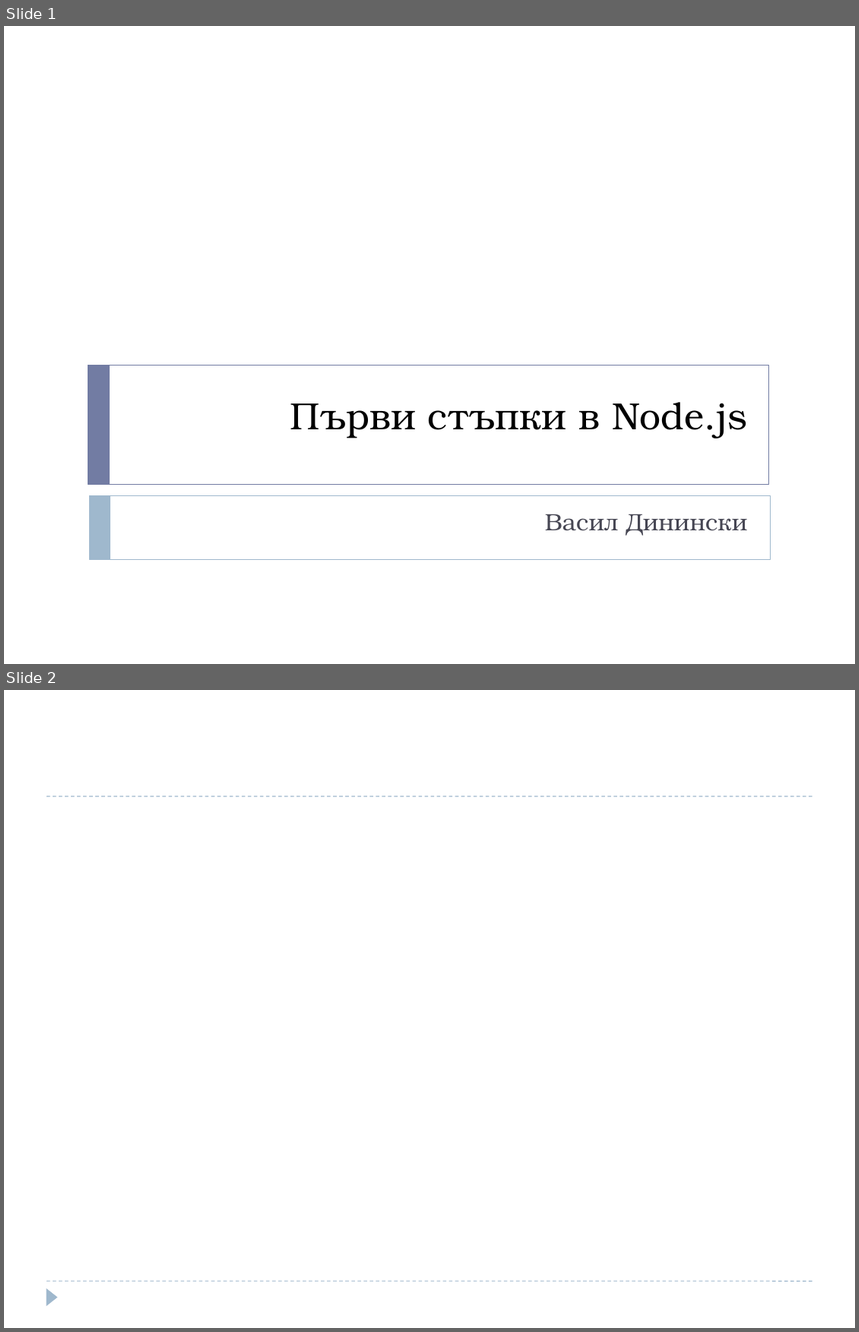
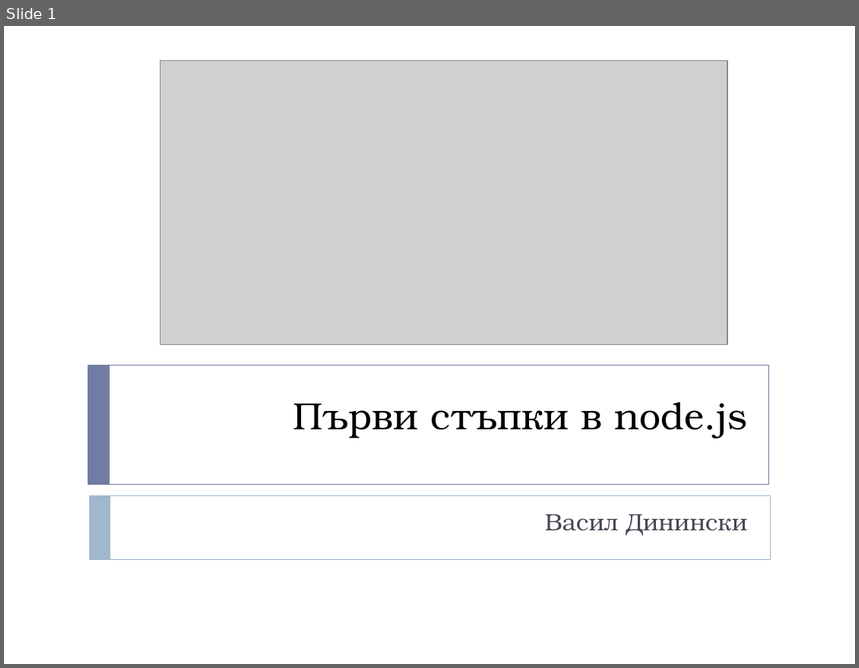
Before and after one commit to dininski/SoftUniConf2014, a slide deck: Presentation/Първи стъпки в Node.pptx. Shown one above the other, each under a label of ours: slides 1 and 2 before the commit, slide 1 after it. The pictures are 859x1332 and 859x668 pixels, drawn with LibreOffice and Linux fonts; fonts in the diff are those of the drawing; grey boxes stand for pictures. Boxes give left, top, right and bottom in pixels: in the first picture for what was removed or moved away, otherwise in the second. Text is boxed around its words. In the diff, an @@ line names an element or a change of style, - is before the commit and + after.

```diff
--- a/Presentation/Първи стъпки в Node.pptx
+++ b/Presentation/Първи стъпки в Node.pptx
@@ slide 2 removed at [4,690,855,1328], background #FFFFFF @@
@@ line removed from (47, 796) to (813, 796) @@
@@ line removed from (47, 1281) to (813, 1281) @@
@@ triangle removed at [47,1288,58,1306] @@
@@ slide 1 changed as well @@
@@ picture added at [160,61,728,344] @@
@@ title at [293,402,747,439]: text changed @@
-Първи стъпки в Node.js
+Първи стъпки в node.js
```
Also in this commit, not shown: 6 slides added, 5 other files.
